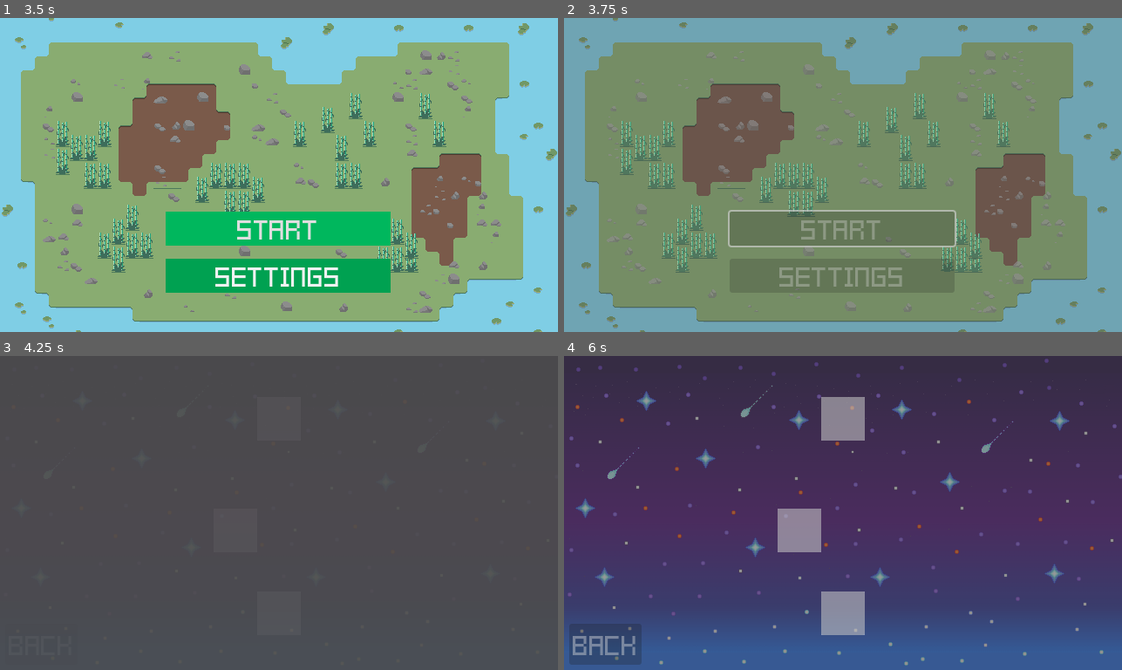
Above: before the commit, frames 1-4 (two rows, left to right).
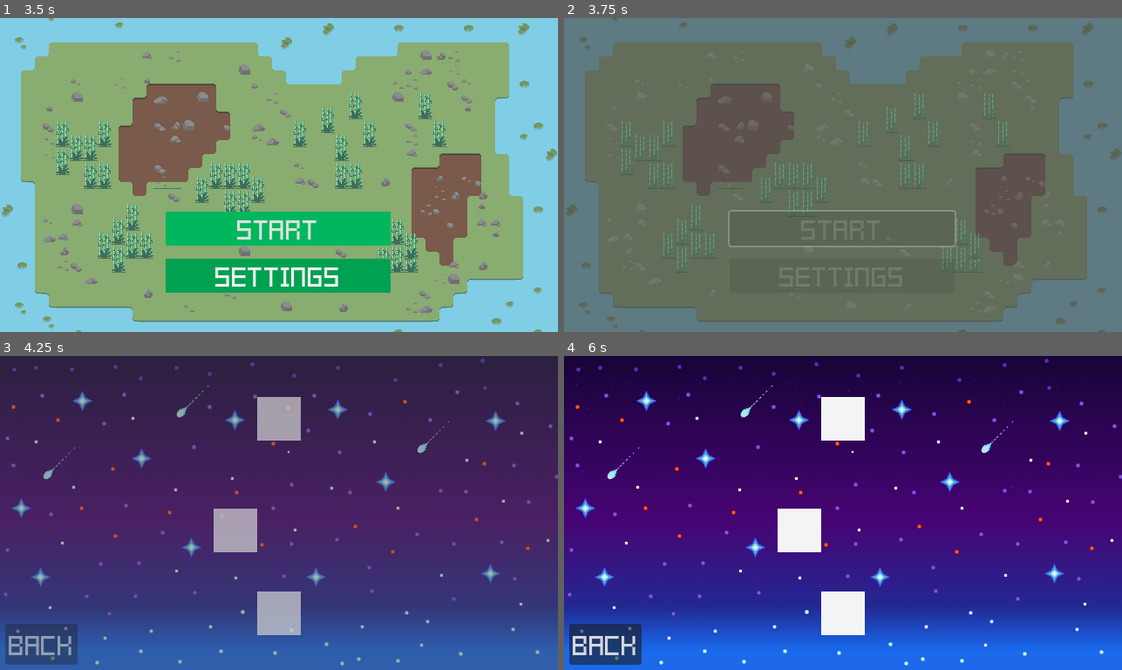
Above: after the commit, the same moments.

Repository: Hyper-Burner/GMTK-Game-Jam-2024
Game: Godot game, scene res://Menu_Scenes/menu.tscn
Two runs of this game, one before a commit and one after it. Both use one fixed random seed, a clock stepped at 60 frames per second and the inputs below. This scene is started directly instead of the project's main scene.
Inputs (mouse positions are in pixels of both pictures, inside the frame that each line leads up to):
- Up to frame 1 (3.5 s): click "Settings" at 0.5 s; click "Audio: OFF" at 1.25 s; click "Audio: ON" at 2 s; click "Back" at 2.75 s
- Up to frame 2 (3.75 s): click "Start" at 3.5 s
- Up to frame 3 (4.25 s): no input
- Up to frame 4 (6 s): click "Back" at 4.25 s; click "Start" at 5 s; move the mouse to (965, 497) at 5.77 s; press the mouse at (965, 497) at 5.78 s; hold D (right) from 5.78 s (still down)

Frame 1 is identical in both runs. In frame 2, 79% of the frame differs, in the area x 0-100%, y 0-100%; in frame 3, 100%; in frame 4, 98%.

Commit message:
Changed Menu Fade Delay

Diff:
--- a/Menu_Scenes/start_button.gd
+++ b/Menu_Scenes/start_button.gd
@@ -8,5 +8,5 @@
 	disabled = true
 	while screenNode.modulate.a > 0:
 		await get_tree().create_timer(0.01).timeout
-		screenNode.modulate.a -= 0.025
+		screenNode.modulate.a -= 0.05
 	get_tree().change_scene_to_file("res://Menu_Scenes/planets.tscn")
